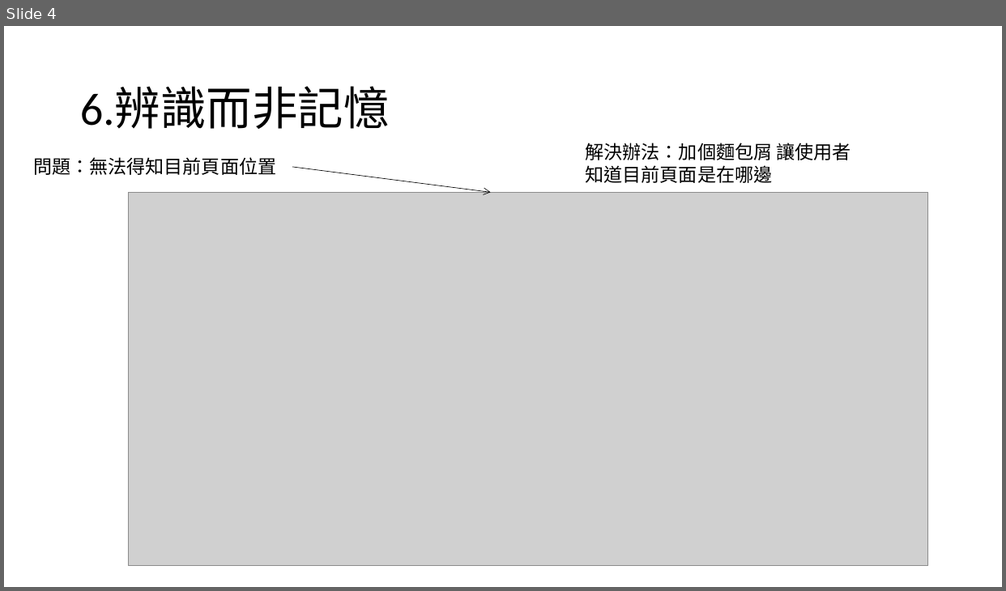
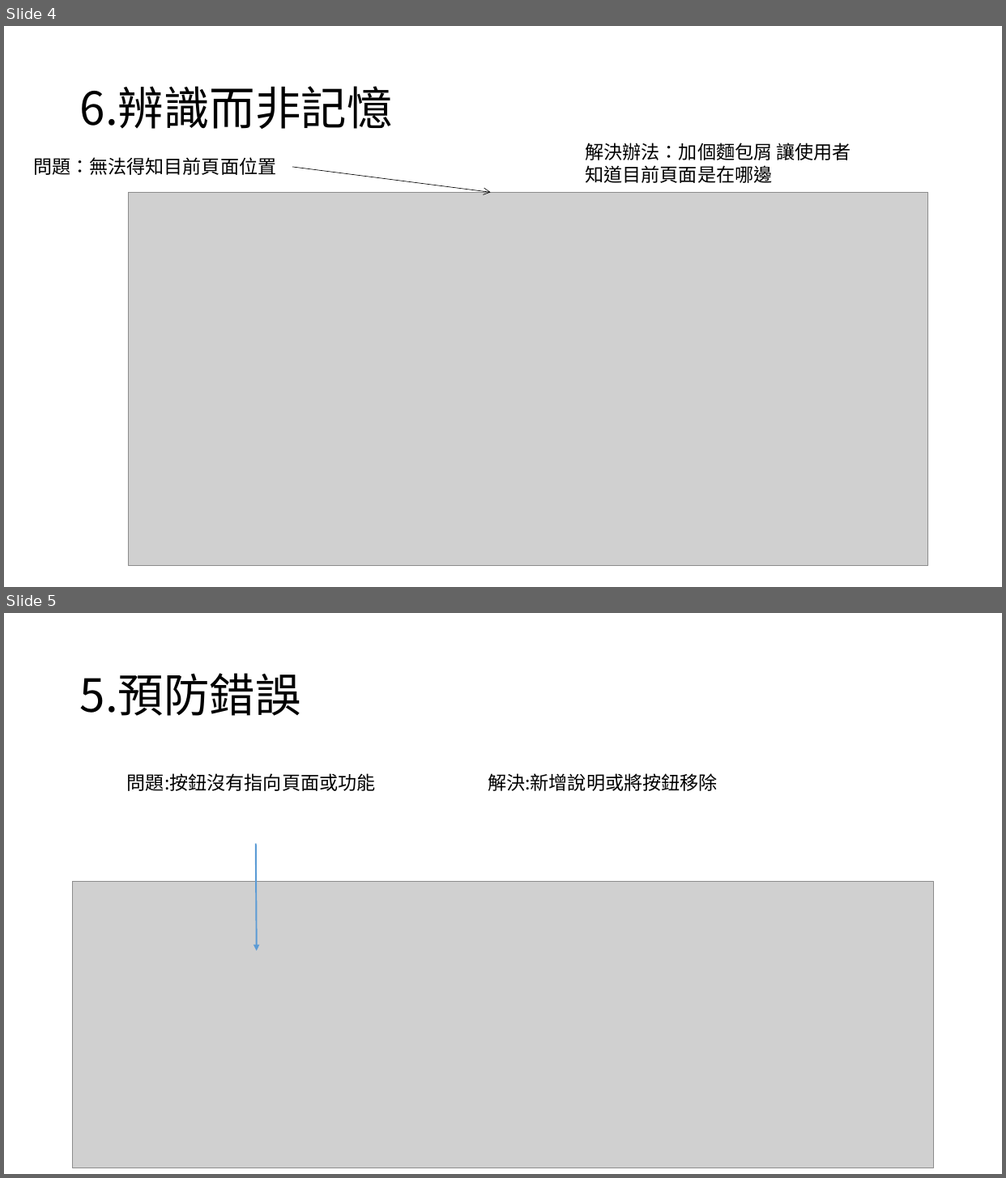
Before and after one commit to 105590015/105590015.github.io, a slide deck: 十大易用性檢討.pptx. Shown one above the other, each under a label of ours: slide 4 before the commit, slides 4 and 5 after it. The pictures are 1006x591 and 1006x1178 pixels, drawn with LibreOffice and Linux fonts; fonts in the diff are those of the drawing; grey boxes stand for pictures. Boxes give left, top, right and bottom in pixels: in the first picture for what was removed or moved away, otherwise in the second. Text is boxed around its words. In the diff, an @@ line names an element or a change of style, - is before the commit and + after.

```diff
--- a/十大易用性檢討.pptx
+++ b/十大易用性檢討.pptx
@@ slide 5 added at box(4, 613, 1002, 1174), background #FFFFFF @@
@@ title added at box(80, 673, 301, 716), 44 pt, text #000000 @@
+5.預防錯誤
@@ text added at box(127, 773, 376, 791), 18 pt, text #000000 @@
+問題:按鈕沒有指向頁面或功能
@@ text added at box(488, 773, 718, 791), 18 pt, text #000000 @@
+解決:新增說明或將按鈕移除
@@ arrow added from (256, 844) to (256, 952), #5B9BD5 1.5 pt @@
@@ picture added at box(73, 882, 934, 1169) @@
@@ slide 4 changed as well @@
@@ title "6.辨識而非記憶" at box(80, 86, 393, 129): font Calibri to Noto Sans CJK SC @@
```
Also in this commit, not shown: 3 other slides changed, 1 other slide added.
